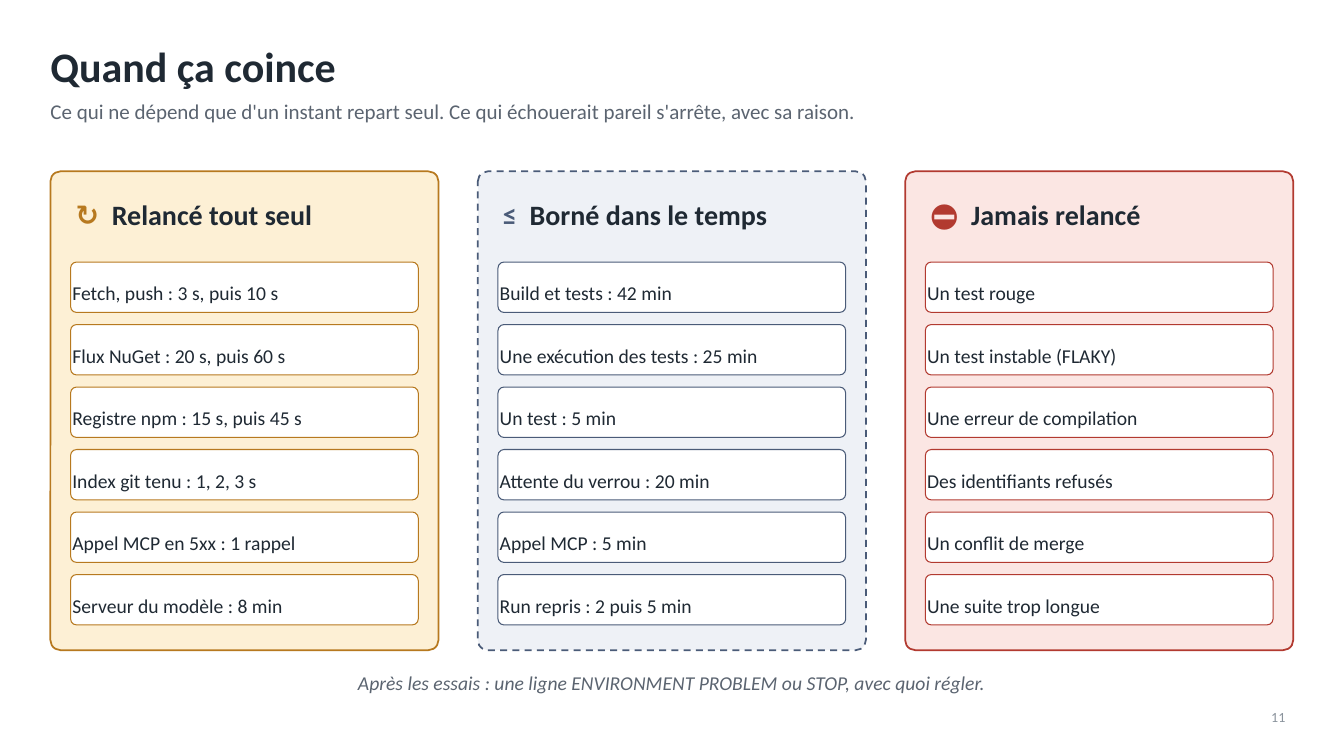
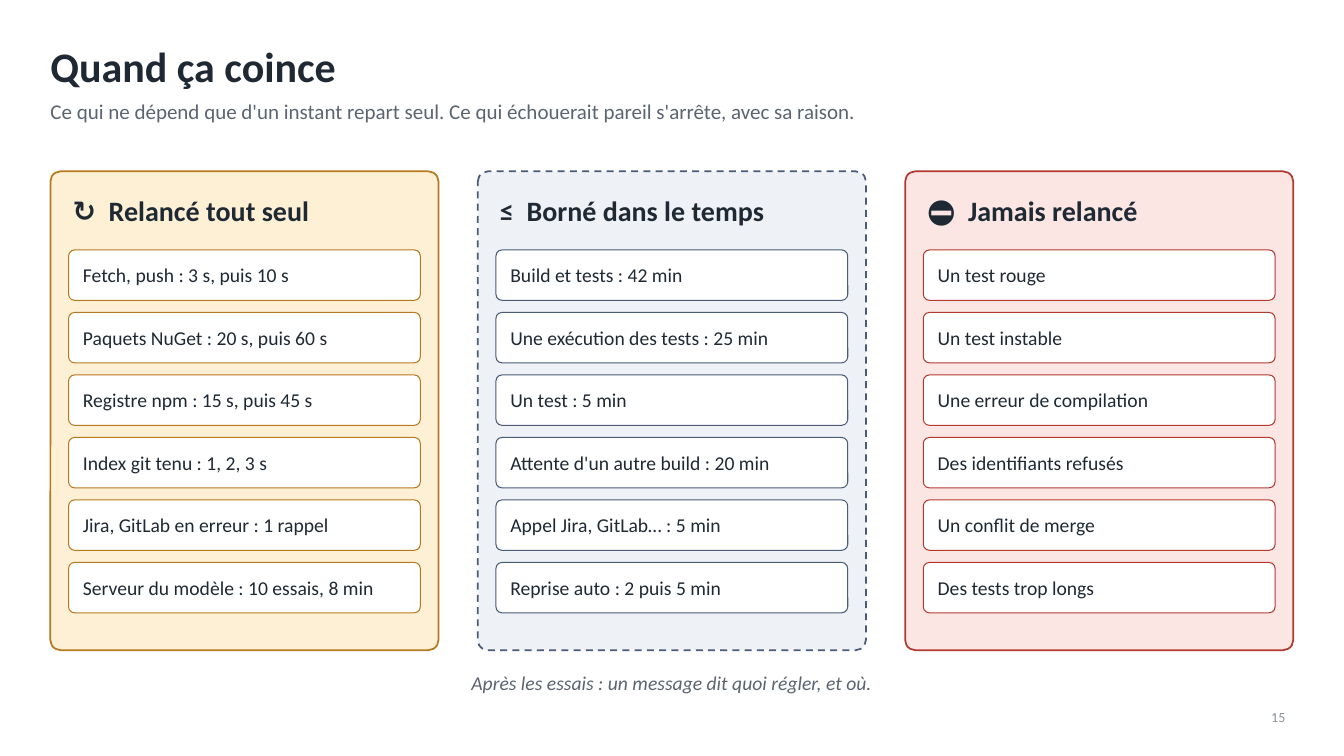
Before and after one commit to RabieDerouiche/OpenRDCode, a slide deck: slide 15 of opencode-v2/docs/presentation-flux.pptx (slide 11 before the commit). Drawn at 1344x756 pixels with LibreOffice and Linux fonts; fonts in the diff are those of the drawing. Boxes give left, top, right and bottom in pixels: in the first picture for what was removed or moved away, otherwise in the second. Text is boxed around its words. In the diff, an @@ line names an element or a change of style, - is before the commit and + after.

```diff
--- a/opencode-v2/docs/presentation-flux.pptx
+++ b/opencode-v2/docs/presentation-flux.pptx
@@ text "↻ Relancé tout seul" at (109,201,309,222): text colour #B7791F to #1F2933 in "↻" @@
@@ text "≤ Borné dans le temps" at (527,201,764,226): text colour #4A5B78 to #1F2933 in "≤" @@
@@ text "⛔ Jamais relancé" at (968,201,1137,221): text colour #B23A30 to #1F2933 in "⛔" @@
@@ rounded rectangle "Fetch, push : 3 s, ...": place and size @@
-rounded rectangle "Fetch, push : 3 s, ..." at (71,262,418,313)
+rounded rectangle "Fetch, push : 3 s, ..." at (69,250,420,300)
@@ rounded rectangle "Build et tests : 42 ...": place and size @@
-rounded rectangle "Build et tests : 42 ..." at (498,262,846,313)
+rounded rectangle "Build et tests : 42 ..." at (496,250,848,300)
@@ rounded rectangle "Un test rouge": place and size @@
-rounded rectangle "Un test rouge" at (926,262,1273,313)
+rounded rectangle "Un test rouge" at (924,250,1275,300)
@@ rounded rectangle "Paquets NuGet : 20 s, ...": place and size @@
-rounded rectangle "Paquets NuGet : 20 s, ..." at (71,325,418,375)
+rounded rectangle "Paquets NuGet : 20 s, ..." at (69,313,420,363)
@@ rounded rectangle "Une exécution des tests : ...": place and size @@
-rounded rectangle "Une exécution des tests : ..." at (498,325,846,375)
+rounded rectangle "Une exécution des tests : ..." at (496,313,848,363)
@@ rounded rectangle "Un test instable": place and size @@
-rounded rectangle "Un test instable" at (926,325,1273,375)
+rounded rectangle "Un test instable" at (924,313,1275,363)
@@ text in rounded rectangle at (83,331,328,348): text changed @@
-Flux NuGet : 20 s, puis 60 s
+Paquets NuGet : 20 s, puis 60 s
@@ text in rounded rectangle at (938,331,1063,345): text changed @@
-Un test instable (FLAKY)
+Un test instable
@@ rounded rectangle "Registre npm : 15 s, ...": place and size @@
-rounded rectangle "Registre npm : 15 s, ..." at (71,387,418,438)
+rounded rectangle "Registre npm : 15 s, ..." at (69,375,420,425)
@@ rounded rectangle "Un test : 5 min": place and size @@
-rounded rectangle "Un test : 5 min" at (498,387,846,438)
+rounded rectangle "Un test : 5 min" at (496,375,848,425)
@@ rounded rectangle "Une erreur de compilation": place and size @@
-rounded rectangle "Une erreur de compilation" at (926,387,1273,438)
+rounded rectangle "Une erreur de compilation" at (924,375,1275,425)
@@ rounded rectangle "Index git tenu : 1, ...": place and size @@
-rounded rectangle "Index git tenu : 1, ..." at (71,450,418,500)
+rounded rectangle "Index git tenu : 1, ..." at (69,438,420,488)
@@ rounded rectangle "Attente d'un autre build : ...": place and size @@
-rounded rectangle "Attente d'un autre build : ..." at (498,450,846,500)
+rounded rectangle "Attente d'un autre build : ..." at (496,438,848,488)
@@ rounded rectangle "Des identifiants refusés": place and size @@
-rounded rectangle "Des identifiants refusés" at (926,450,1273,500)
+rounded rectangle "Des identifiants refusés" at (924,438,1275,488)
@@ text in rounded rectangle at (510,456,769,470): text changed @@
-Attente du verrou : 20 min
+Attente d'un autre build : 20 min
@@ rounded rectangle "Jira, GitLab en erreur : ...": place and size @@
-rounded rectangle "Jira, GitLab en erreur : ..." at (71,512,418,563)
+rounded rectangle "Jira, GitLab en erreur : ..." at (69,500,420,551)
@@ rounded rectangle "Appel Jira, GitLab… : 5 ...": place and size @@
-rounded rectangle "Appel Jira, GitLab… : 5 ..." at (498,512,846,563)
+rounded rectangle "Appel Jira, GitLab… : 5 ..." at (496,500,848,551)
@@ rounded rectangle "Un conflit de merge": place and size @@
-rounded rectangle "Un conflit de merge" at (926,512,1273,563)
+rounded rectangle "Un conflit de merge" at (924,500,1275,551)
@@ text in rounded rectangle at (83,518,329,535): text changed @@
-Appel MCP en 5xx : 1 rappel
+Jira, GitLab en erreur : 1 rappel
@@ text in rounded rectangle at (510,518,720,535): text changed @@
-Appel MCP : 5 min
+Appel Jira, GitLab… : 5 min
@@ rounded rectangle "Serveur du modèle : 10 ...": place and size @@
-rounded rectangle "Serveur du modèle : 10 ..." at (71,575,418,625)
+rounded rectangle "Serveur du modèle : 10 ..." at (69,563,420,613)
@@ rounded rectangle "Reprise auto : 2 puis ...": place and size @@
-rounded rectangle "Reprise auto : 2 puis ..." at (498,575,846,625)
+rounded rectangle "Reprise auto : 2 puis ..." at (496,563,848,613)
@@ rounded rectangle "Des tests trop longs": place and size @@
-rounded rectangle "Des tests trop longs" at (926,575,1273,625)
+rounded rectangle "Des tests trop longs" at (924,563,1275,613)
@@ text in rounded rectangle at (83,581,373,598): text changed @@
-Serveur du modèle : 8 min
+Serveur du modèle : 10 essais, 8 min
@@ text in rounded rectangle at (510,581,720,598): text changed @@
-Run repris : 2 puis 5 min
+Reprise auto : 2 puis 5 min
@@ text in rounded rectangle at (938,581,1094,599): text changed @@
-Une suite trop longue
+Des tests trop longs
@@ text at (471,676,871,694): text changed @@
-Après les essais : une ligne ENVIRONMENT PROBLEM ou STOP, avec quoi régler.
+Après les essais : un message dit quoi régler, et où.
@@ page number at (1271,713,1285,722): text changed @@
-11
+15
```
Also in this commit, not shown: 10 other slides changed, 6 slides added, 1 slide removed, 23 other files.
